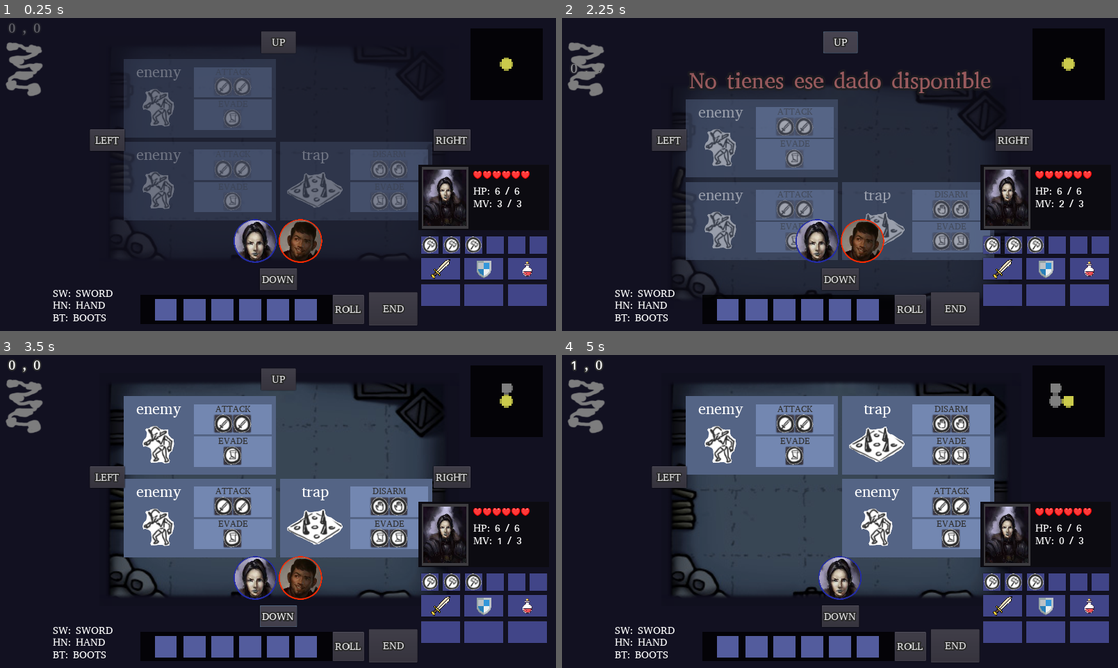
Above: before the commit, frames 1-4 (two rows, left to right).
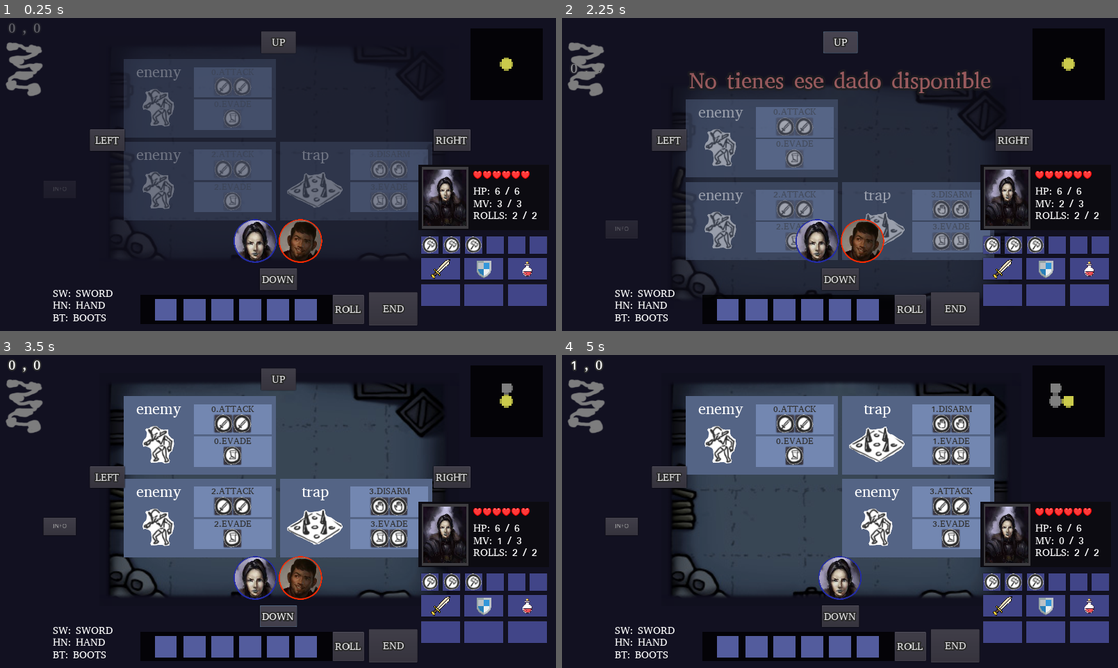
Above: after the commit, the same moments.

Repository: GabrielCancro/mazmorrum
Game: Godot game, scene res://scenes/Game.tscn
Two runs of this game, one before a commit and one after it. Both use one fixed random seed, a clock stepped at 60 frames per second and the inputs below.
Inputs (mouse positions are in pixels of both pictures, inside the frame that each line leads up to):
- Up to frame 1 (0.25 s): no input
- Up to frame 2 (2.25 s): click (784, 86) at 0.52 s; click (806, 86) at 1.27 s; click "UP" at 2 s
- Up to frame 3 (3.5 s): click "DOWN" at 2.75 s
- Up to frame 4 (5 s): click (623, 527) at 3.5 s, where only the run after the commit has a clickable "INFO"; click "RIGHT" at 4.25 s

The runs differ from the first frame. In frame 1, 0.1% of the frame differs, in the area x 9-97%, y 54-65%; in frame 2, 0.4%; in frame 3, 0.9%, in the area x 7-97%, y 16-65%; in frame 4, 0.9%.

Commit message:
update

Diff:
--- a/autoloads/CardManager.gd
+++ b/autoloads/CardManager.gd
@@ -1,6 +1,7 @@
 extends Node
 
 var current_card
+var actions_to_run = []
 signal end_all_actions
 
 var CARD_BASIC_DATA = {
@@ -15,7 +16,7 @@
 }
 
 func get_card_data(type):
-	var data = CARD_BASIC_DATA[type].duplicate()
+	var data = CARD_BASIC_DATA[type].duplicate(true)
 	data["type"] = type
 	for ac in data["actions"]:
 		ac["all_req_assigned"] = false
@@ -34,6 +35,7 @@
 
 func run_action(card):
 	current_card = card
+	print("RUN ACTION ",current_card.token_index,".",current_card.type)
 	Effector.resalt_card(card.card_ref)
 	yield(get_tree().create_timer(.5),"timeout")
 	for ac in card.actions:
@@ -42,17 +44,18 @@
 			print("_____",action_method)
 			if has_method(action_method): call(action_method)
 			else: print("NO HAY METHODO PARA LA ACCION ",action_method)
-			#Effector.move_yoyo_rect(ac.ref_node,ac.ref_node.rect_position+Vector2(20,0))
-			Effector.add_float_text(action_method,0.5,0.25)
+			Effector.move_yoyo_rect(ac.action_ref,ac.action_ref.rect_position+Vector2(20,0))
+			#Effector.add_float_text(action_method,0.5,0.25)
+			Effector.resalt_action(ac.action_ref)
 			yield(get_tree().create_timer(1),"timeout")
 	var card_method = "resolve_"+card.type
 	print("========",card_method)
 	if has_method(card_method): call(card_method)
 	else: print("NO HAY METHODO PARA LA ACCION ",card_method)
-	card.card_ref.clear_asigned_actions()
-	yield(get_tree().create_timer(.75),"timeout")
+	##card.card_ref.clear_asigned_actions()
+	yield(get_tree().create_timer(.1),"timeout")
 	Effector.unresalt_card(card.card_ref)
-	yield(get_tree().create_timer(.5),"timeout")
+	yield(get_tree().create_timer(.1),"timeout")
 	emit_signal("end_all_actions")
 
 ####ENEMY
@@ -68,7 +71,7 @@
 
 func ac_trap_disarm():
 	current_card["is_disarmed"] = true
-	Effector.shake(current_card.card_ref.get_node("img"))
+	#Effector.shake(current_card.card_ref.get_node("img"))
 func ac_trap_evade(): current_card["is_evaded"] = true
 func resolve_trap():
 	if "is_disarmed" in current_card: current_card.card_ref.destroy_card()
--- a/autoloads/diceManager.gd
+++ b/autoloads/diceManager.gd
@@ -17,13 +17,18 @@
 func get_dice_faces(dice_type):
 	return dice_types[dice_type]
 
-func get_have_dice_node(dc):
-	var index = GAME.get_node("DiceSet").results.find(dc)
-	if index == -1: return null
-	else: return DICE_NODES[index]
+func get_dice_node_of_type(dc_type):
+	for dn in DICE_NODES:
+		if dn.is_disabled: continue
+		if dn.value==dc_type: return dn
+	return null
 
 func consume_dice(dc_node):
-	DICE_SET.consume_dice(dc_node)
+	if !dc_node.is_disabled: dc_node.set_disabled(true)
 
 func restore_dice_by_type(dc_type):
-	DICE_SET.restore_dice_by_type(dc_type)
+	for dn in DICE_NODES:
+		if !dn.is_disabled(): continue
+		if dn.value==dc_type:
+			dn.set_disabled(false)
+			break
--- a/autoloads/dungeonManager.gd
+++ b/autoloads/dungeonManager.gd
@@ -17,10 +17,7 @@
 	GAME.get_node("BG_INPUT").visible = false
 
 func on_door_click(code):
-	if PlayerManager.get_player_data().mv<=0:
-		Effector.add_float_text("wr_no_movement",.5,.25)
-	else:
-		PlayerManager.player_data_inc("mv",-1)
+	if PlayerManager.player_data_inc("mv",-1):
 		var nextX = MapManager.current_room.data.posX
 		var nextY = MapManager.current_room.data.posY
 		if code=="up": nextY -= 1
@@ -32,6 +29,5 @@
 			PlayerManager.get_player_data().posX = nextX
 			PlayerManager.get_player_data().posY = nextY
 			MapManager.load_current_player_room()
-
-func get_current_dices():
-	return GAME.get_node("DiceSet").results
+	else:
+		Effector.add_float_text("wr_no_movement",.5,.25)
--- a/autoloads/effector.gd
+++ b/autoloads/effector.gd
@@ -111,14 +111,20 @@
 func resalt_card(node):
 	if !is_instance_valid(node): return
 	node.get_node("ResaltNode").visible = true
-	tween.interpolate_property(node,"rect_scale",node.rect_scale,Vector2(1.2,1.2),.3,Tween.TRANS_QUAD,Tween.EASE_OUT)
+	var img = node.get_node("img")
+	tween.interpolate_property(img,"rect_scale",img.rect_scale,Vector2(1.2,1.2),.3,Tween.TRANS_QUAD,Tween.EASE_OUT)
 	tween.start()
 
 func unresalt_card(node):
 	if !is_instance_valid(node): return
 	node.get_node("ResaltNode").visible = false
-	tween.interpolate_property(node,"rect_scale",node.rect_scale,Vector2(1,1),.3,Tween.TRANS_QUAD,Tween.EASE_IN)
-	tween.interpolate_property(node,"modulate",node.modulate,Color(1,1,1,1),.3,Tween.TRANS_QUAD,Tween.EASE_IN)
+	var img = node.get_node("img")
+	tween.interpolate_property(img,"rect_scale",img.rect_scale,Vector2(1,1),.3,Tween.TRANS_QUAD,Tween.EASE_IN)
+	tween.start()
+
+func resalt_action(node):
+	if !is_instance_valid(node): return
+	tween.interpolate_property(node,"modulate",Color(1,1,0,1),Color(1,1,1,1),.5,Tween.TRANS_QUAD,Tween.EASE_OUT)
 	tween.start()
 
 func shake(node,power=2,time=.5):
--- a/autoloads/playerManager.gd
+++ b/autoloads/playerManager.gd
@@ -5,8 +5,8 @@
 var PLAYER_TOKEN:PlayerToken
 var current_player_index = 0
 var players = [
-		{"retrait":1,"hp":6,"hpm":6,"mv":3,"mvm":3,"posX":0,"posY":0,"items":[null,null,null,null,null,null],"dices":["dBS","dBS","dBS",null,null,null]},
-		{"retrait":2,"hp":6,"hpm":6,"mv":3,"mvm":3,"posX":0,"posY":0,"items":[null,null,null,null,null,null],"dices":["dBS","dBS","dBS",null,null,null]}
+		{"retrait":1,"hp":6,"hpm":6,"mv":3,"mvm":3,"rl":2,"rlm":2,"posX":0,"posY":0,"items":[null,null,null,null,null,null],"dices":["dBS","dBS","dBS",null,null,null]},
+		{"retrait":2,"hp":6,"hpm":6,"mv":3,"mvm":3,"rl":2,"rlm":2,"posX":0,"posY":0,"items":[null,null,null,null,null,null],"dices":["dBS","dBS","dBS",null,null,null]}
 	]
 
 signal update_player_data(player_data)
@@ -26,10 +26,14 @@
 func player_data_inc(k,v):
 	var player_data = get_player_data()
 	player_data[k] += v
-	if player_data[k]<0: player_data[k] = 0
+	if player_data[k]<0:
+		player_data[k] = 0
+		return false
 	if k=="hp" && player_data["hp"]>player_data["hpm"]: player_data["hp"] = player_data["hpm"]
 	if k=="mv" && player_data["mv"]>player_data["mvm"]: player_data["mv"] = player_data["mvm"]
+	if k=="rl" && player_data["rl"]>player_data["rlm"]: player_data["rl"] = player_data["mvm"]
 	emit_signal("update_player_data",player_data)
+	return true
 
 func player_data_set(k,v):
 	var player_data = get_player_data()
--- a/gameNodes/ActionCardLine.gd
+++ b/gameNodes/ActionCardLine.gd
@@ -7,16 +7,14 @@
 
 func _ready():
 	pass
-	#Effector.add_hint(self,$bgHint)
-	#Effector.add_hint($btn_action1,$btn_action1/bgHint)
-	#Effector.add_hint($btn_action2,$btn_action2/bgHint)
 
-func set_data(tk,index):
+func set_data(tk,ac_index):
 	token_data = tk
-	action_index = index
-	action_data = tk.actions[index]
-	action_data["ref_node"] = self
-	$Label.text = action_data.name.to_upper()
+	action_index = ac_index
+	action_data = tk.actions[ac_index]
+	action_data["action_index"] = ac_index
+	action_data["action_ref"] = self
+	$Label.text = str(token_data.token_index)+"."+action_data.name.to_upper()
 	action_reqs = []
 	for rn in get_node("HBoxReq").get_children():
 		if rn.get_index()>action_data.req.size()-1: rn.visible = false
@@ -26,27 +24,27 @@
 			rn.connect("button_down",self,"on_req_click",[rn])
 
 func on_req_click(rn_node):
-	var index = rn_node.get_index()
-	action_reqs[index].asigned
-	if !action_reqs[index].asigned:
-		var dice_node = DiceManager.get_have_dice_node(action_reqs[index].type)
+	var req_index = rn_node.get_index()
+	action_reqs[req_index].asigned
+	if !action_reqs[req_index].asigned:
+		var dice_node = DiceManager.get_dice_node_of_type(action_reqs[req_index].type)
 		if dice_node:
-			set_dice_assigned(index,true)
+			set_dice_assigned(req_index,true)
 			DiceManager.consume_dice(dice_node)
 		else:
 			Effector.add_float_text("wr_no_dice",.5,.2)
 	else:
-		set_dice_assigned(index,false)
-		DiceManager.restore_dice_by_type(action_reqs[index].type)
+		set_dice_assigned(req_index,false)
+		DiceManager.restore_dice_by_type(action_reqs[req_index].type)
 
-func set_dice_assigned(index,val):
-	action_reqs[index].asigned = val
-	$HBoxReq.get_child(index).modulate.b = .5 if val else 1
+func set_dice_assigned(req_index,val):
+	action_reqs[req_index].asigned = val
+	$HBoxReq.get_child(req_index).modulate.b = .5 if val else 1
 	action_data.all_req_assigned = true
 	for req in action_reqs:
 		if req.asigned == false: action_data.all_req_assigned = false
+	$ActiveColor.visible = action_data.all_req_assigned
 
 func clear_action():
-	print("CLEAR ",action_data.name)
-	for index in action_reqs.size():
-		set_dice_assigned(index,false)
+	for req_index in action_reqs.size():
+		set_dice_assigned(req_index,false)
--- a/gameNodes/ActionCardLine.tscn
+++ b/gameNodes/ActionCardLine.tscn
@@ -27,6 +27,12 @@
 anchor_right = 1.0
 anchor_bottom = 1.0
 color = Color( 0.454902, 0.533333, 0.698039, 1 )
+
+[node name="ActiveColor" type="ColorRect" parent="."]
+visible = false
+anchor_bottom = 1.0
+margin_right = 5.0
+color = Color( 0.980392, 1, 0.686275, 1 )
 
 [node name="Label" type="Label" parent="."]
 anchor_right = 1.0
--- a/gameNodes/CardRoom.tscn
+++ b/gameNodes/CardRoom.tscn
@@ -20,12 +20,14 @@
 
 [node name="ResaltNode" type="ColorRect" parent="."]
 visible = false
-anchor_right = 1.0
-anchor_bottom = 1.0
-margin_left = -4.0
-margin_top = -4.0
-margin_right = 4.0
-margin_bottom = 3.0
+anchor_left = 0.5
+anchor_top = 0.5
+anchor_right = 0.5
+anchor_bottom = 0.5
+margin_left = -181.5
+margin_top = -96.0
+margin_right = 181.5
+margin_bottom = 96.0
 color = Color( 0.803922, 0.831373, 0.321569, 1 )
 
 [node name="ColorRect" type="ColorRect" parent="."]
--- a/gameNodes/DiceSet.gd
+++ b/gameNodes/DiceSet.gd
@@ -1,45 +1,27 @@
 extends Control
 
-var results = []
 var is_rolling = false
-signal end_roll(results)
+signal end_roll
 
 # Called when the node enters the scene tree for the first time.
 func _ready():
 	$Button.connect("button_down",self,"roll_set")
 
 func reset_set():
-	results = []
 	for d in $Dices.get_children(): d.reset()
 
 func roll_set():
+	if !PlayerManager.player_data_inc("rl",-1): return
 	PlayerManager.player_data_inc("mv",-99)
+	DungeonManager.disable_input(1.3)
 	if is_rolling: return
 	is_rolling = true
-	results = []
 	for d in $Dices.get_children():
 		if d.is_disabled(): continue
 		d.roll()
 	yield(get_tree().create_timer(1.2),"timeout")
-	for d in $Dices.get_children():
-		if !d.is_disabled(): results.append(d.value)
-	#print("DICE SET ROLL: ",results)
 	is_rolling = false
-	emit_signal("end_roll",results)
-
-func consume_dice(dice_node):
-	if dice_node.is_disabled: return
-	dice_node.set_disabled(true)
-	results[dice_node.get_index()] = null
-	print(results)
-
-func restore_dice_by_type(dice_type):
-	for d in $Dices.get_children():
-		if d.value==dice_type && d.is_disabled():
-			d.set_disabled(false)
-			results[d.get_index()] = d.value
-			return
-	print(results)
+	emit_signal("end_roll")
 
 func get_dice_nodes():
 	return $Dices.get_children()
--- a/gameNodes/RoomFull.gd
+++ b/gameNodes/RoomFull.gd
@@ -2,7 +2,8 @@
 
 var data
 
-func _ready(): pass
+func _ready():
+	$Button.connect("button_down",self,"print_card_data")
 
 func set_data(room_data):
 	data = room_data
@@ -10,10 +11,8 @@
 	#if data.state == "ask": Effector.appear(self)
 
 func create_tokens():
-	print("CREATE TOKENS: ",data.tokens)
-	for t in $Tokens.get_children():
-		$Tokens.remove_child(t)
-		t.queue_free()
+	#print("CREATE TOKENS: ",data.tokens)
+	Utils.remove_all_childs($Tokens)
 	for index in range(data.tokens.size()):
 		var token_data = data.tokens[index]
 		if !token_data: continue
@@ -21,6 +20,7 @@
 		set_token_position(token_node,index)
 		token_data["room_ref"] = self
 		token_data["token_ref"] = token_node
+		token_data["token_index"] = index
 		token_node.set_data(token_data)
 		$Tokens.add_child(token_node)
 		if data.state == "ask": Effector.appear(token_node)
@@ -34,3 +34,14 @@
 	var tile = [Vector2(-1,-1),Vector2(1,-1),Vector2(-1,1),Vector2(1,1)][index]
 	token_node.rect_position -= token_node.rect_size/2
 	token_node.rect_position += tile*(token_node.rect_size/2+Vector2(padding,padding))
+
+func print_card_data():
+	for tk in data.tokens:
+		if !tk: continue
+		var line = ""
+		line += str(tk.token_index)+"."+tk.type+"  "
+		for ac in tk.actions:
+			line+= str(ac.action_index)+"."+ac.name
+			if ac.all_req_assigned: line+="(ALL_ASSIGNED)"
+			line+="  "
+		print(line)
--- a/gameNodes/RoomFull.tscn
+++ b/gameNodes/RoomFull.tscn
@@ -135,3 +135,10 @@
 texture = ExtResource( 8 )
 expand = true
 stretch_mode = 1
+
+[node name="Button" type="Button" parent="."]
+margin_left = 100.0
+margin_top = 374.0
+margin_right = 175.0
+margin_bottom = 415.0
+text = "INFO"
--- a/gameNodes/dice.gd
+++ b/gameNodes/dice.gd
@@ -17,11 +17,13 @@
 		$TextureRect.texture = null
 		index = randi()%faces.size()
 		value = faces[index]
-		$TextureRect.texture = load("res://assets/dices/"+value+".png")
+		if value: $TextureRect.texture = load("res://assets/dices/"+value+".png")
+		else: $TextureRect.texture = null
 		rect_rotation = rand_range(-10,10)
 		yield(get_tree().create_timer(.1),"timeout")
 	$Label.text = value
-	$TextureRect.texture = load("res://assets/dices/"+value+".png")
+	if value: $TextureRect.texture = load("res://assets/dices/"+value+".png")
+	else: $TextureRect.texture = null
 	rect_rotation = 0
 
 func reset():
--- a/gameNodes/playerSheet.gd
+++ b/gameNodes/playerSheet.gd
@@ -23,6 +23,7 @@
 	$Retrait/TextureRect.texture = load("res://assets/retraits/retrait"+str(data.retrait)+".jpg")
 	$Label.text = "HP: "+str(data.hp)+" / "+str(data.hpm)+"\n"
 	$Label.text += "MV: "+str(data.mv)+" / "+str(data.mvm)+"\n"
+	$Label.text += "ROLLS: "+str(data.rl)+" / "+str(data.rlm)+"\n"
 	fill_items(data)
 	fill_dices(data)
 
--- a/scenes/Game.gd
+++ b/scenes/Game.gd
@@ -24,7 +24,6 @@
 	yield(get_tree().create_timer(.5),"timeout")
 	for card in MapManager.current_room.data.tokens:
 		if !card: continue
-		print("RUN ACTION ",card.type)
 		CardManager.run_action(card)
 		yield(CardManager,"end_all_actions")
 		yield(get_tree().create_timer(.2),"timeout")
@@ -32,6 +31,7 @@
 	$DiceSet.reset_set()
 	PlayerManager.set_next_player()
 	PlayerManager.player_data_inc("mv",99)
+	PlayerManager.player_data_inc("rl",99)
 	MapManager.load_current_player_room()
 
 func set_door_buttons(room_data):
--- a/scenes/Game.tscn
+++ b/scenes/Game.tscn
@@ -40,13 +40,6 @@
 mouse_filter = 2
 color = Color( 0.0745098, 0.0705882, 0.133333, 1 )
 
-[node name="BG_INPUT" type="ColorRect" parent="."]
-visible = false
-anchor_right = 1.0
-anchor_bottom = 1.0
-mouse_filter = 2
-color = Color( 1, 1, 1, 0.0117647 )
-
 [node name="RoomContainer" type="Control" parent="."]
 anchor_right = 1.0
 anchor_bottom = 1.0
@@ -251,3 +244,10 @@
 margin_top = -105.0
 margin_right = 368.0
 margin_bottom = -15.0
+
+[node name="BG_INPUT" type="ColorRect" parent="."]
+visible = false
+anchor_right = 1.0
+anchor_bottom = 1.0
+mouse_filter = 2
+color = Color( 1, 1, 1, 0.109804 )
